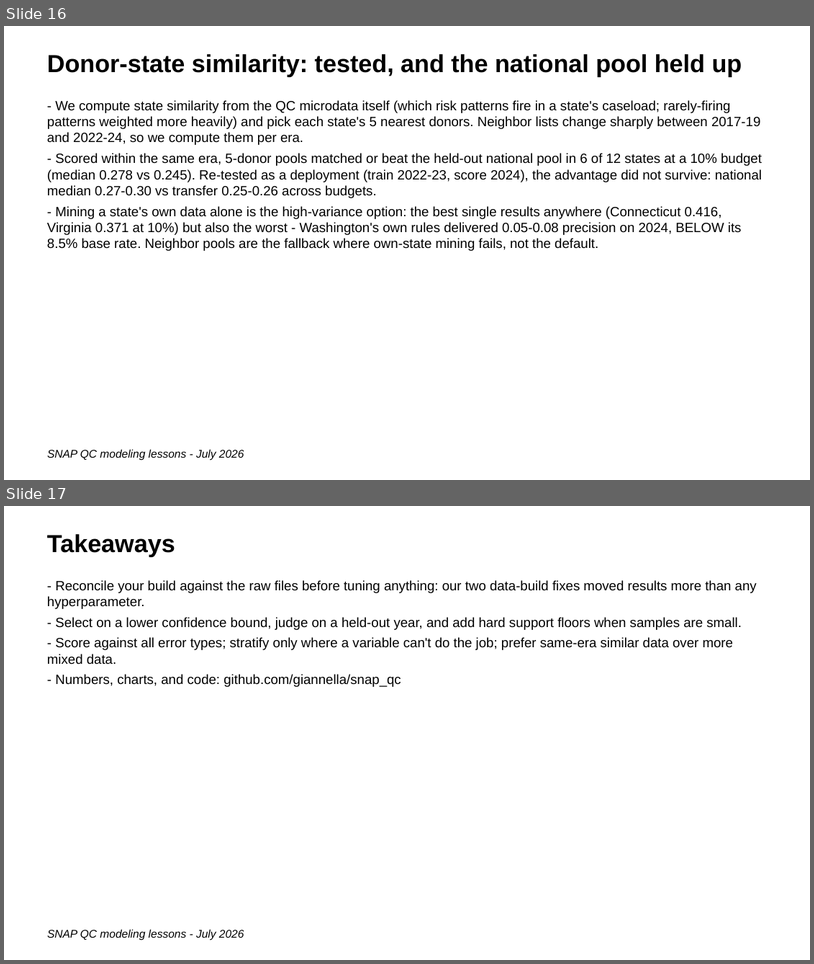
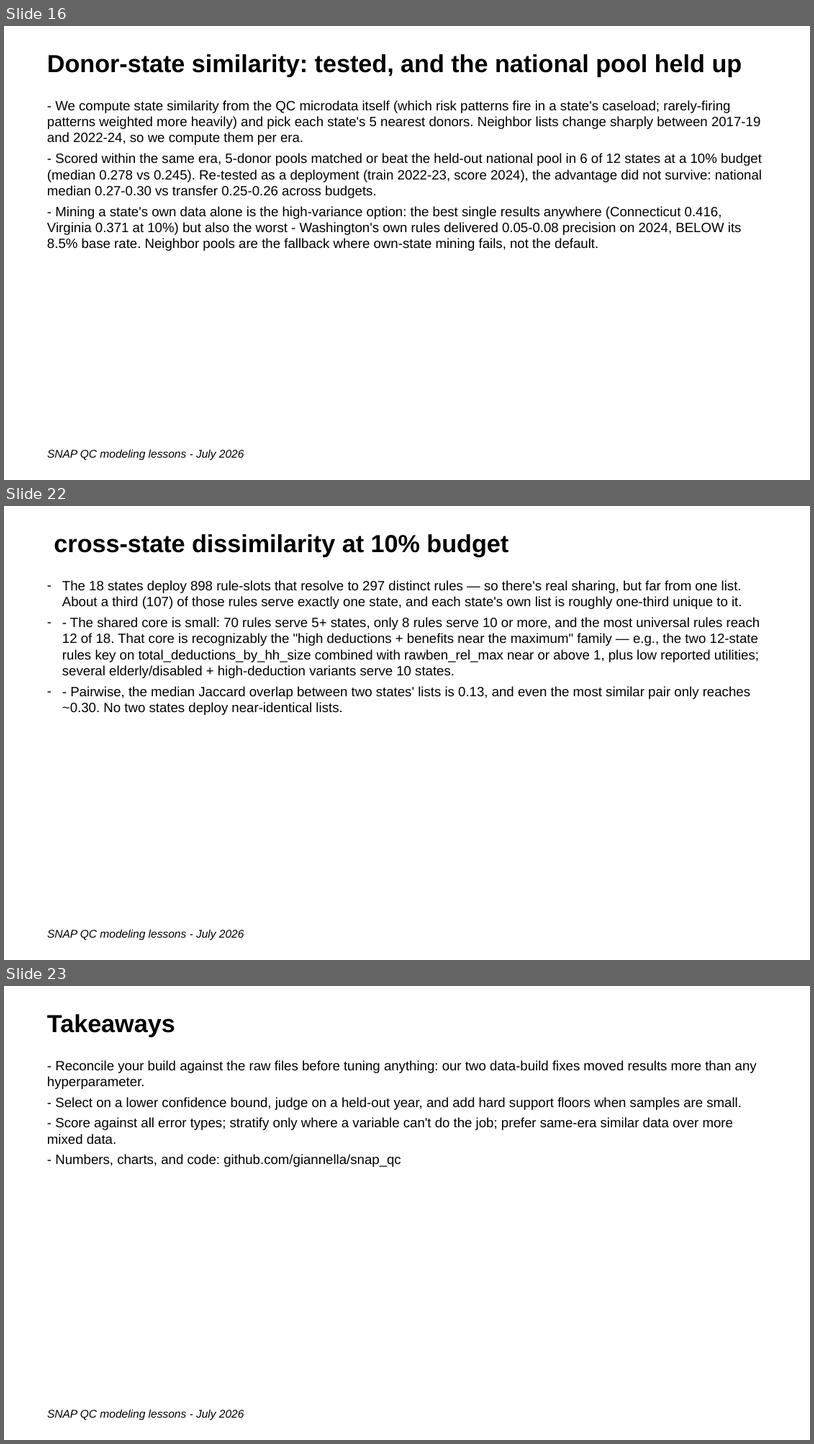
Before and after one commit to giannella/snap_qc, a slide deck: lessons_getting_more_signal_from_snap_qc_data.pptx. Shown one above the other, each under a label of ours: slides 16 and 17 before the commit, slides 16, 22 and 23 after it; the slides between them are not shown. The pictures are 814x964 and 814x1444 pixels, drawn with LibreOffice and Linux fonts; fonts in the diff are those of the drawing. Boxes give left, top, right and bottom in pixels: in the first picture for what was removed or moved away, otherwise in the second. Text is boxed around its words. In the diff, an @@ line names an element or a change of style, - is before the commit and + after.

```diff
--- a/lessons_getting_more_signal_from_snap_qc_data.pptx
+++ b/lessons_getting_more_signal_from_snap_qc_data.pptx
@@ slide 22 added at <box>4,506,810,960</box>, background #FFFFFF @@
@@ text added at <box>54,534,509,556</box>, 22 pt, text #000000, bold @@
+cross-state dissimilarity at 10% budget
@@ text added at <box>62,580,761,715</box>, 12 pt, text #000000 @@
+– The 18 states deploy 898 rule-slots that resolve to 297 distinct rules — so there's real sharing, but far from one list. About a third (107) of those rules serve exactly one state, and each state's own list is roughly one-third unique to it.
+– - The shared core is small: 70 rules serve 5+ states, only 8 rules serve 10 or more, and the most universal rules reach 12 of 18. That core is recognizably the "high deductions + benefits near the maximum" family — e.g., the two 12-state rules key on total_deductions_by_hh_size combined with rawben_rel_max near or above 1, plus low reported utilities; several elderly/disabled + high-deduction variants serve 10 states.
+– - Pairwise, the median Jaccard overlap between two states' lists is 0.13, and even the most similar pair only reaches ~0.30. No two states deploy near-identical lists.
@@ text added at <box>47,929,244,940</box>, 10 pt, text #000000, italic @@
+SNAP QC modeling lessons - July 2026
@@ what was slide 17 is now slide 23 @@
```
Also in this commit, not shown: 5 other slides added, 36 other files.
